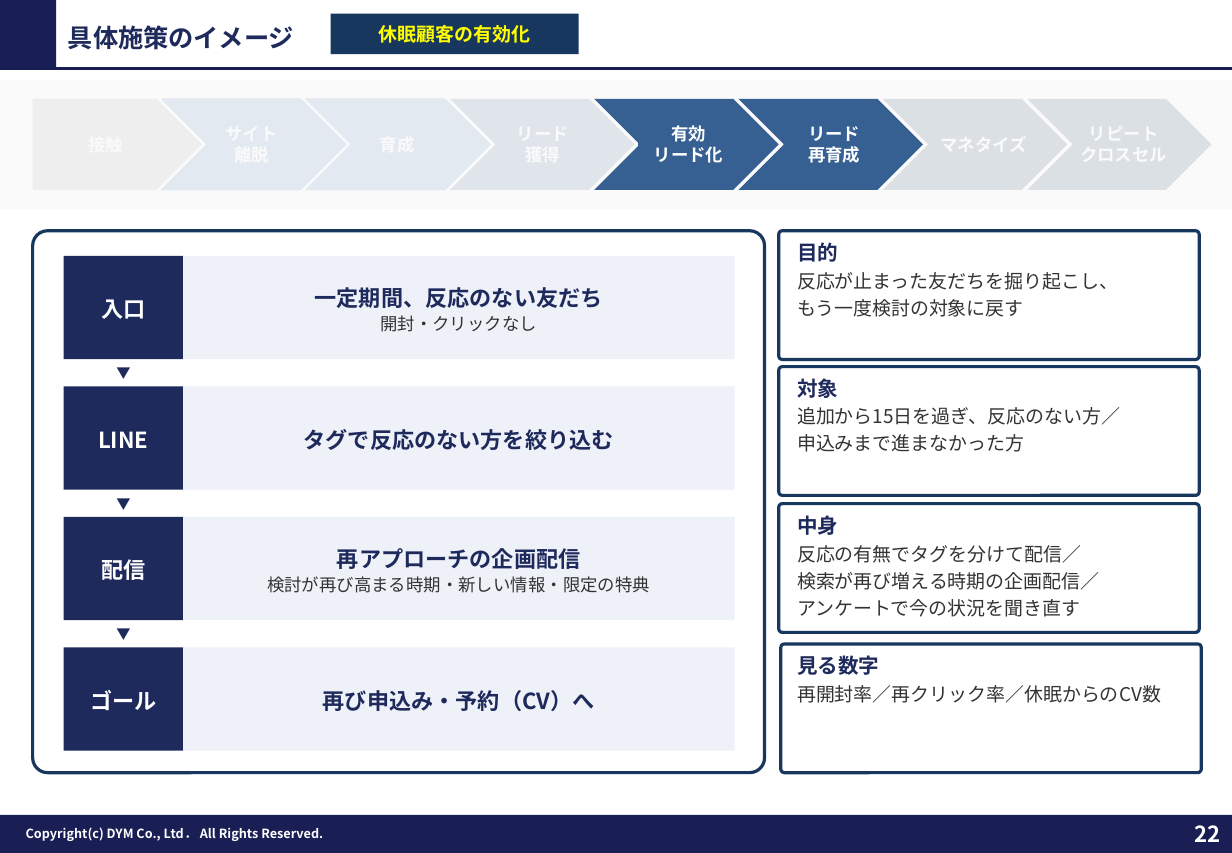
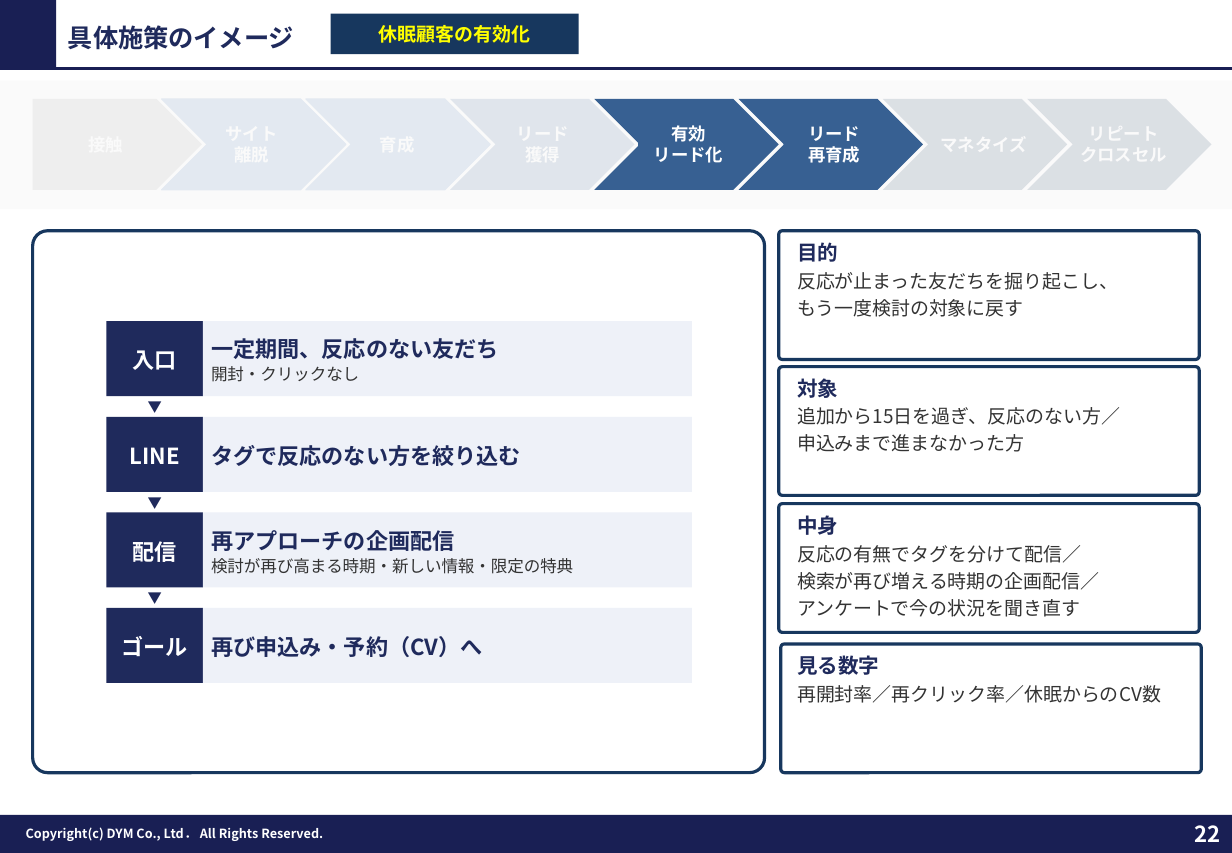
Before and after one commit to tonomura-r-dev/folder, a slide deck: slide 22 of _data/fmt/提案FMT_MAX版_20261029.pptx. Drawn at 1232x853 pixels with LibreOffice and Linux fonts; fonts in the diff are those of the drawing; background and template pictures are left out. Boxes give left, top, right and bottom in pixels: in the first picture for what was removed or moved away, otherwise in the second. Text is boxed around its words. In the diff, an @@ line names an element or a change of style, - is before the commit and + after.

```diff
--- a/_data/fmt/提案FMT_MAX版_20261029.pptx
+++ b/_data/fmt/提案FMT_MAX版_20261029.pptx
@@ rectangle "入口" resized from (x1=64, y1=256, x2=183, y2=359) to (x1=107, y1=321, x2=204, y2=396) @@
@@ rectangle "一定期間、反応のない友だち" resized from (x1=183, y1=256, x2=735, y2=359) to (x1=202, y1=321, x2=692, y2=396) @@
@@ rectangle "一定期間、反応のない友だち" at (x1=202, y1=321, x2=692, y2=396): size 11 to 10.5 pt in "開封・クリックなし"; alignment centre to left @@
@@ rectangle "LINE" resized from (x1=64, y1=387, x2=183, y2=490) to (x1=107, y1=416, x2=204, y2=491) @@
@@ text "▼" rewrapped from (x1=64, y1=358, x2=183, y2=388) to (x1=107, y1=395, x2=204, y2=417) @@
@@ rectangle "タグで反応のない方を絞り込む" resized from (x1=183, y1=387, x2=735, y2=490) to (x1=202, y1=416, x2=692, y2=491) @@
@@ rectangle "タグで反応のない方を絞り込む" at (x1=202, y1=416, x2=692, y2=491): alignment centre to left @@
@@ text "▼" rewrapped from (x1=64, y1=488, x2=183, y2=518) to (x1=107, y1=490, x2=204, y2=513) @@
@@ rectangle "配信" resized from (x1=64, y1=516, x2=183, y2=620) to (x1=107, y1=512, x2=204, y2=587) @@
@@ rectangle "再アプローチの企画配信" resized from (x1=183, y1=516, x2=735, y2=620) to (x1=202, y1=512, x2=692, y2=587) @@
@@ rectangle "再アプローチの企画配信" at (x1=202, y1=512, x2=692, y2=587): size 11 to 10.5 pt in "検討が再び高まる時期・新しい情報・限定の特典"; alignment centre to left @@
@@ text "▼" rewrapped from (x1=64, y1=619, x2=183, y2=648) to (x1=107, y1=586, x2=204, y2=609) @@
@@ rectangle "ゴール" resized from (x1=64, y1=647, x2=183, y2=751) to (x1=107, y1=607, x2=204, y2=683) @@
@@ rectangle "再び申込み・予約（CV）へ" at (x1=202, y1=607, x2=692, y2=683): alignment centre to left @@
@@ rectangle "再び申込み・予約（CV）へ" resized from (x1=183, y1=647, x2=735, y2=751) to (x1=202, y1=607, x2=692, y2=683) @@
```
Also in this commit, not shown: 7 other slides changed, 2 other files.
